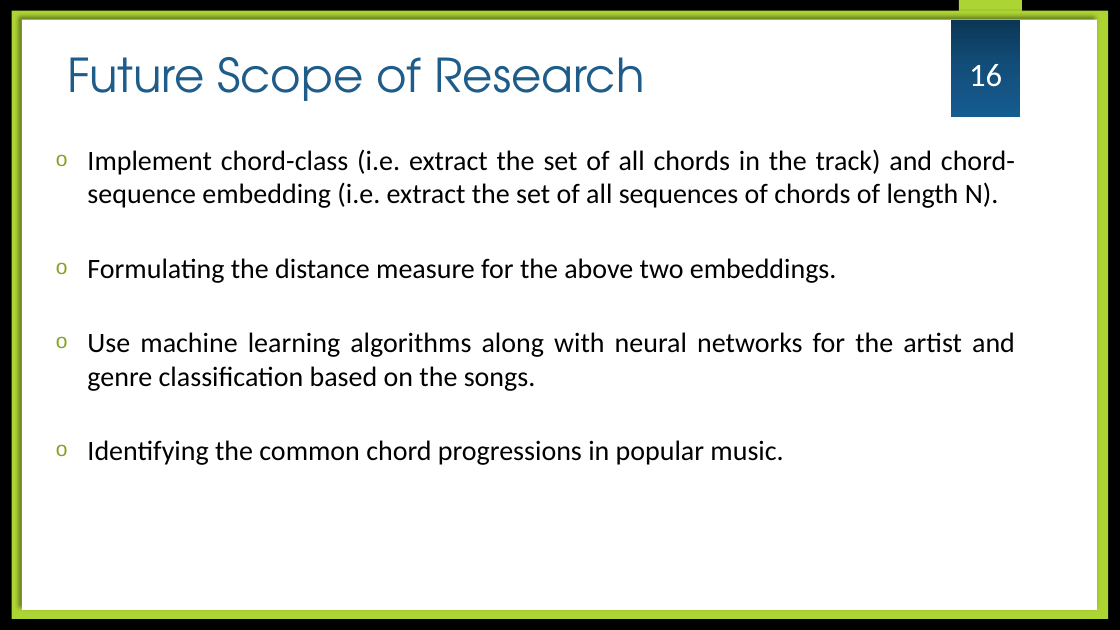
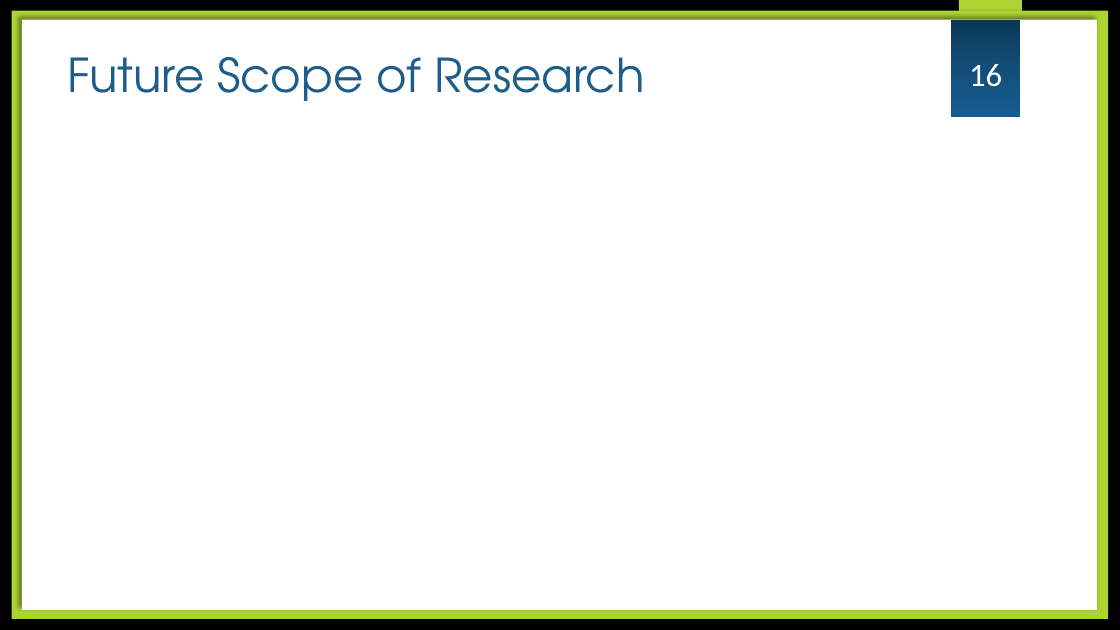
Before and after one commit to yashgangrade09/Topology-of-Music, a slide deck: slide 16 of Final Report/Final Presentation.pptx. Drawn at 1120x630 pixels with LibreOffice and Linux fonts; fonts in the diff are those of the drawing; background and template pictures are left out. Boxes give left, top, right and bottom in pixels: in the first picture for what was removed or moved away, otherwise in the second. Text is boxed around its words. In the diff, an @@ line names an element or a change of style, - is before the commit and + after.

```diff
--- a/Final Report/Final Presentation.pptx
+++ b/Final Report/Final Presentation.pptx
@@ text removed at (87, 149, 1015, 465) @@
-o Implement chord-class (i.e. extract the set of all chords in the track) and chord-sequence embedding (i.e. extract the set of all sequences of chords of length N).
-o Formulating the distance measure for the above two embeddings.
-o Use machine learning algorithms along with neural networks for the artist and genre classification based on the songs.
-o Identifying the common chord progressions in popular music.
```
Also in this commit, not shown: 1 other file.
